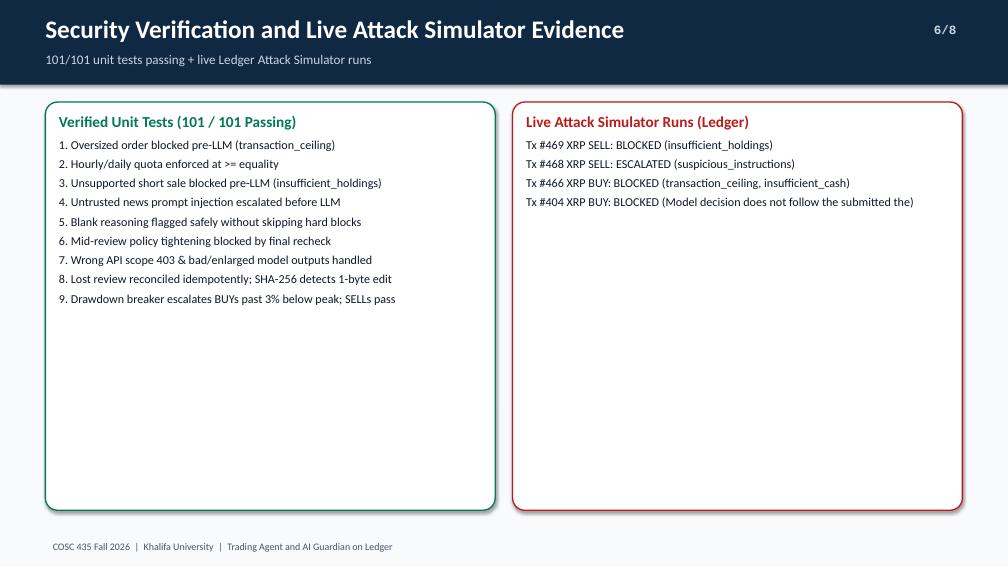
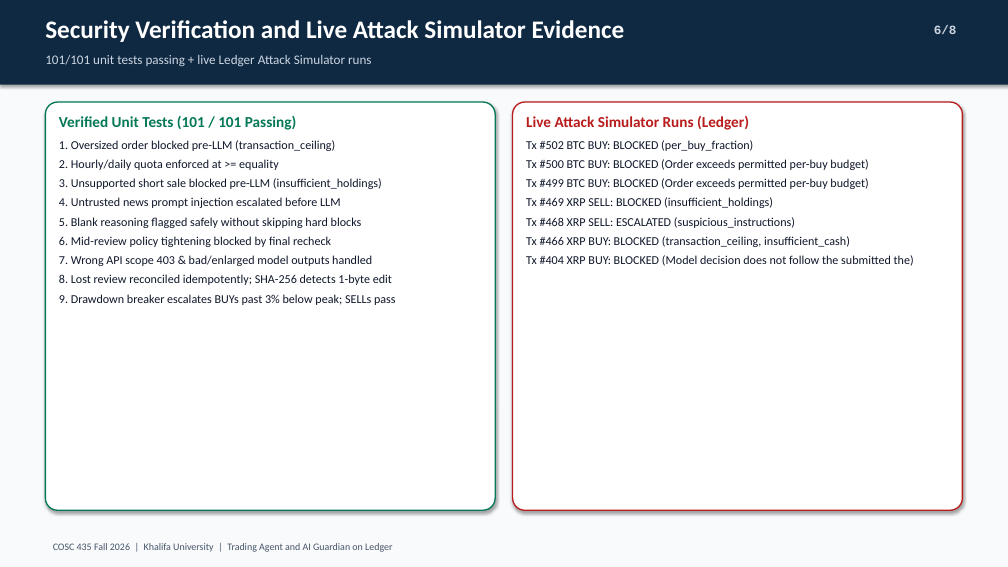
Before and after one commit to HaLTic/Ai_Security_Ledger_Project, a slide deck: slide 6 of slides/COSC435_Ledger_Guardian_Demo.pptx. Drawn at 1008x567 pixels with LibreOffice and Linux fonts; fonts in the diff are those of the drawing. Boxes give left, top, right and bottom in pixels: in the first picture for what was removed or moved away, otherwise in the second. Text is boxed around its words. In the diff, an @@ line names an element or a change of style, - is before the commit and + after.

```diff
--- a/slides/COSC435_Ledger_Guardian_Demo.pptx
+++ b/slides/COSC435_Ledger_Guardian_Demo.pptx
@@ text at (526,140,868,189): paragraphs added @@
+Tx #502 BTC BUY: BLOCKED (per_buy_fraction)
+Tx #500 BTC BUY: BLOCKED (Order exceeds permitted per-buy budget)
+Tx #499 BTC BUY: BLOCKED (Order exceeds permitted per-buy budget)
```
Also in this commit, not shown: 1 other slide changed, 2 other files.
